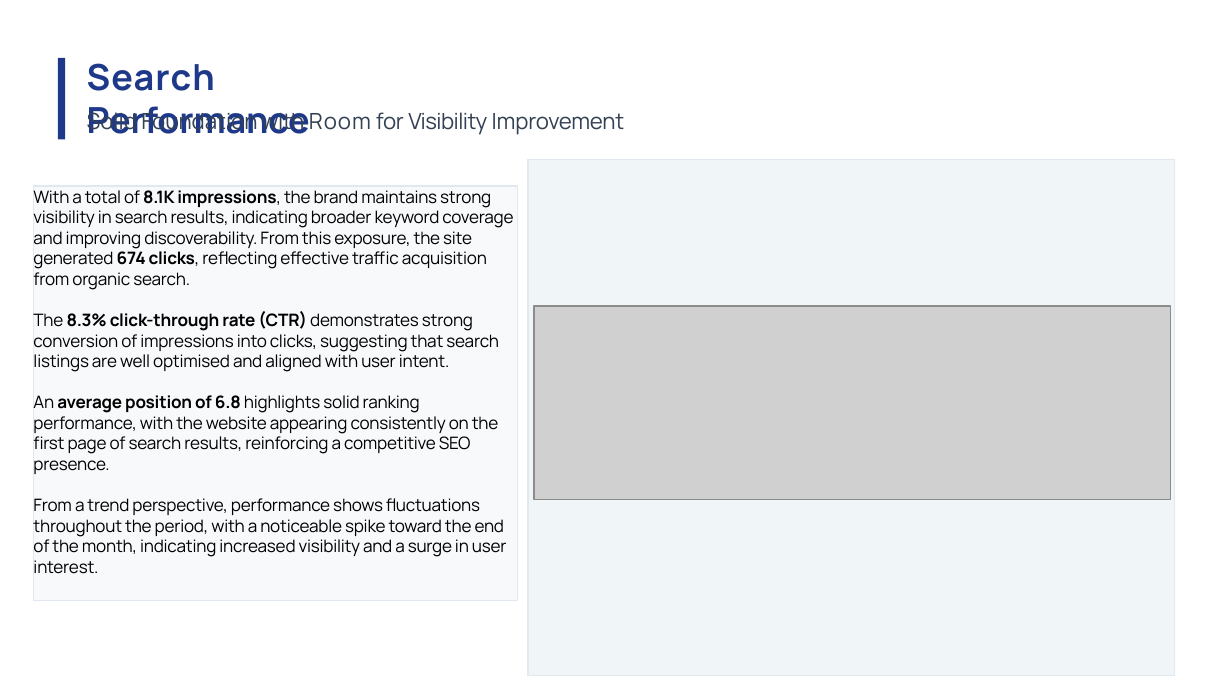
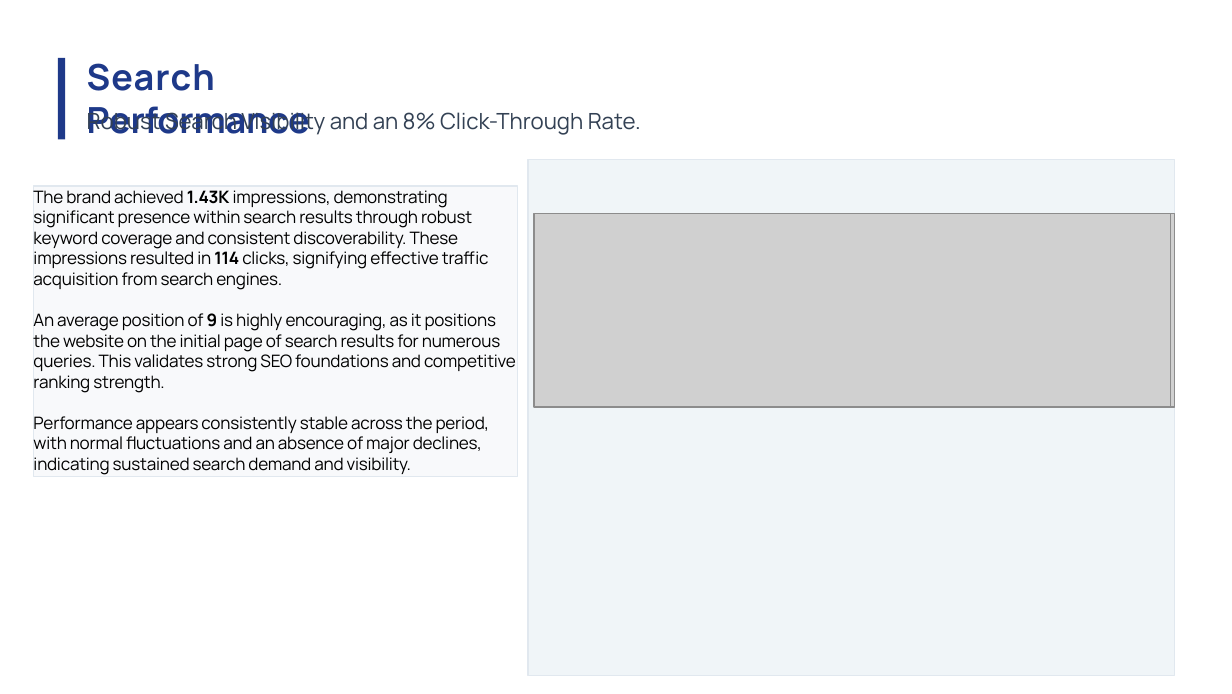
Before and after one commit to Rakinzi/reports, a slide deck: slide 8 of src/reports/report-templates/new/Econet Infraco March Website Report.pptx (slide 6 before the commit). Drawn at 1232x694 pixels with LibreOffice and Linux fonts; fonts in the diff are those of the drawing; grey boxes stand for pictures. Boxes give left, top, right and bottom in pixels: in the first picture for what was removed or moved away, otherwise in the second. Text is boxed around its words. In the diff, an @@ line names an element or a change of style, - is before the commit and + after.

```diff
--- a/src/reports/report-templates/new/Econet Infraco March Website Report.pptx
+++ b/src/reports/report-templates/new/Econet Infraco March Website Report.pptx
@@ text at (x1=87, y1=108, x2=641, y2=134): text changed @@
-Solid Foundation with Room for Visibility Improvement
+Robust Search Visibility and an 8% Click-Through Rate.
@@ text in rectangle at (x1=33, y1=190, x2=516, y2=475): text changed @@
-With a total of 8.1K impressions, the brand maintains strong visibility in search results, indicating broader keyword coverage and improving discoverability. From this exposure, the site generated 674 clicks, reflecting effective traffic acquisition from organic search.
-The 8.3% click-through rate (CTR) demonstrates strong conversion of impressions into clicks, suggesting that search listings are well optimised and aligned with user intent.
-An average position of 6.8 highlights solid ranking performance, with the website appearing consistently on the first page of search results, reinforcing a competitive SEO presence.
-From a trend perspective, performance shows fluctuations throughout the period, with a noticeable spike toward the end of the month, indicating increased visibility and a surge in user interest.
+The brand achieved 1.43K impressions, demonstrating significant presence within search results through robust keyword coverage and consistent discoverability. These impressions resulted in 114 clicks, signifying effective traffic acquisition from search engines.
+An average position of 9 is highly encouraging, as it positions the website on the initial page of search results for numerous queries. This validates strong SEO foundations and competitive ranking strength.
+Performance appears consistently stable across the period, with normal fluctuations and an absence of major declines, indicating sustained search demand and visibility.
@@ rectangle "The brand achieved 1.43K impressions, ..." resized from (x1=33, y1=186, x2=517, y2=601) to (x1=33, y1=186, x2=517, y2=477) @@
@@ picture moved from (x1=533, y1=306, x2=1170, y2=499) to (x1=533, y1=213, x2=1170, y2=407) @@
@@ picture added at (x1=538, y1=213, x2=1175, y2=407) @@
```
Also in this commit, not shown: 6 other slides changed, 5 slides added, 2 other files.
